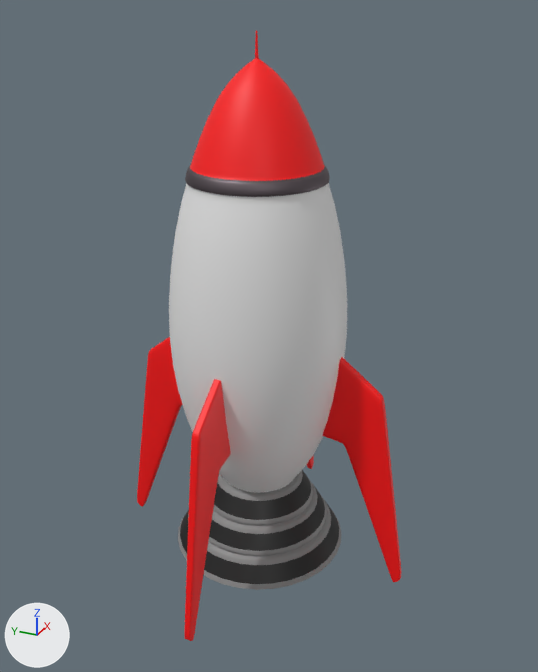
The OBJ model Etalo and Allin/Assets/Hyun/Collection/Rocket/rocket.obj, before and after one commit.
Rendered twice from a camera (50 mm lens) standing at (-12.88, -6.04, 5.92) and looking at (-0.01, -0.24, -0.51). Lighting does not change. The marker at lower left points along +X, +Y and +Z. Where no turn or scale is listed for an object, it has been applied to the vertices.
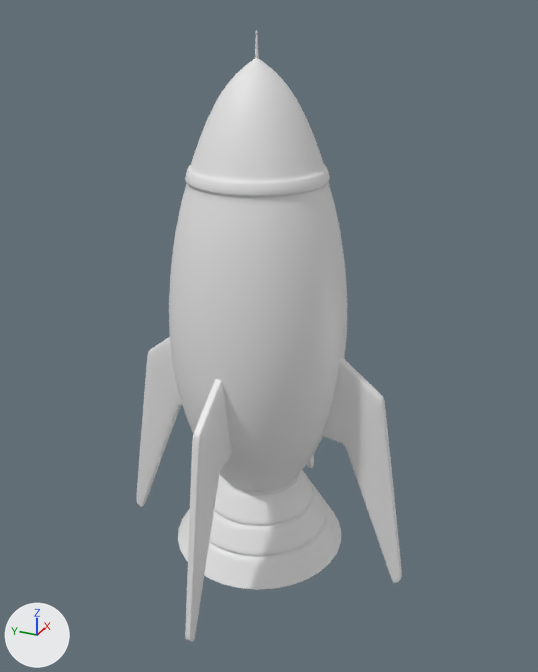
Where the change shows, as pixel boxes (x1, y1, x2, y2) in the pictures (538 x 672 px):
```json
{"object": "Plane", "change": "reshaped", "before": [307, 456, 314, 469], "after": [136, 337, 402, 642]}
{"object": "Plane.003", "change": "deleted", "before": [323, 357, 402, 582], "on screen": "red"}
{"object": "Plane.002", "change": "deleted", "before": [184, 379, 230, 641], "on screen": "red"}
{"object": "Plane.001", "change": "deleted", "before": [137, 337, 183, 507], "on screen": "red"}
{"part": 1, "of": "me_plane", "change": "added", "after": [136, 337, 183, 507]}
{"part": 2, "of": "me_plane", "change": "added", "after": [185, 379, 232, 642]}
{"part": 3, "of": "me_plane", "change": "added", "after": [322, 357, 402, 583]}
{"part": 4, "of": "me_sphere", "change": "recoloured", "before": [190, 30, 325, 181], "after": [190, 30, 325, 181], "on screen": "red to white"}
{"part": 5, "of": "me_sphere", "change": "recoloured", "before": [185, 164, 330, 197], "after": [185, 164, 330, 197], "on screen": "grey to white"}
{"part": 6, "of": "me_sphere", "change": "recoloured", "before": [180, 470, 339, 584], "after": [180, 470, 339, 584], "on screen": "black to white"}
{"part": 7, "of": "me_sphere", "change": "recoloured", "before": [178, 470, 341, 590], "after": [178, 470, 341, 590], "on screen": "grey to white"}
```

Edits to the scene script, one JSON object a line:
```json
{"block": "me_plane", "where": "me_plane.from_pydata(...)  # 1090 vertices, 1088 faces; spans x 0.11..3.43, y -0.1..0.12, z -5.95..-0.32"}
{"block": "me_plane", "where": "# used by ob_plane; location = (0.0, 0.0, 0.0)"}
{"op": "remove", "block": "me_plane", "code": "me_plane.materials.append(mat_material_001)  # red #ff0002"}
{"block": "me_plane", "change": "me_plane part 1: the loose piece of 1090 vertices spanning x 0.11..3.43, y -0.1..0.12, z -5.95..-0.32 is copied, and the copy is turned 90 degrees about the z axis through the mesh origin; it spans x -0.12..0.1, y 0.11..3.43, z -5.95..-0.32"}
{"block": "me_plane", "change": "me_plane part 2: the loose piece of 1090 vertices spanning x 0.11..3.43, y -0.1..0.12, z -5.95..-0.32 is copied, and the copy is turned -180 degrees about the z axis through the mesh origin; it spans x -3.44..-0.12, y -0.12..0.1, z -5.95..-0.32"}
{"block": "me_plane", "change": "me_plane part 3: the loose piece of 1090 vertices spanning x 0.11..3.43, y -0.1..0.12, z -5.95..-0.32 is copied, and the copy is turned -90 degrees about the z axis through the mesh origin; it spans x -0.11..0.11, y -3.44..-0.12, z -5.95..-0.32"}
{"block": "me_sphere", "where": "me_sphere.from_pydata(...)  # 2273 vertices, 2256 faces; spans x -1.94..1.94, y -1.94..1.94, z -5.64..5.36"}
{"block": "me_sphere", "where": "# used by ob_sphere; location = (0.0, 0.0, 0.0)"}
{"op": "remove", "block": "me_sphere", "code": "me_sphere.materials.append(mat_material)  # white #e7e7e7"}
{"block": "me_sphere", "change": "me_sphere part 4: 560 faces spanning x -1.27..1.27, y -1.27..1.27, z 2.98..5.36 switch from mat_material_001 (red #ff0002) to no material"}
{"block": "me_sphere", "change": "me_sphere part 5: 224 faces spanning x -1.38..1.38, y -1.38..1.38, z 2.72..2.98 switch from mat_material_002 (dark grey #6e656b) to no material"}
{"block": "me_sphere", "change": "me_sphere part 6: 192 faces spanning x -1.88..1.88, y -1.88..1.88, z -5.54..-4.04 switch from mat_material_005 (black #414141) to no material"}
{"block": "me_sphere", "change": "me_sphere part 7: 704 faces spanning x -1.94..1.94, y -1.94..1.94, z -5.64..-3.92 switch from mat_material_006 (grey #848484) to no material"}
{"op": "remove", "block": "ob_plane_001", "code": ["ob_plane_001 = bpy.data.objects.new('Plane.001', me_plane_001)", "ob_plane_001.location = (0.0, 0.0, 0.0)"]}
{"op": "remove", "block": "ob_plane_002", "code": ["ob_plane_002 = bpy.data.objects.new('Plane.002', me_plane_002)", "ob_plane_002.location = (0.0, 0.0, 0.0)"]}
{"op": "remove", "block": "ob_plane_003", "code": ["ob_plane_003 = bpy.data.objects.new('Plane.003', me_plane_003)", "ob_plane_003.location = (0.0, 0.0, 0.0)"]}
```
